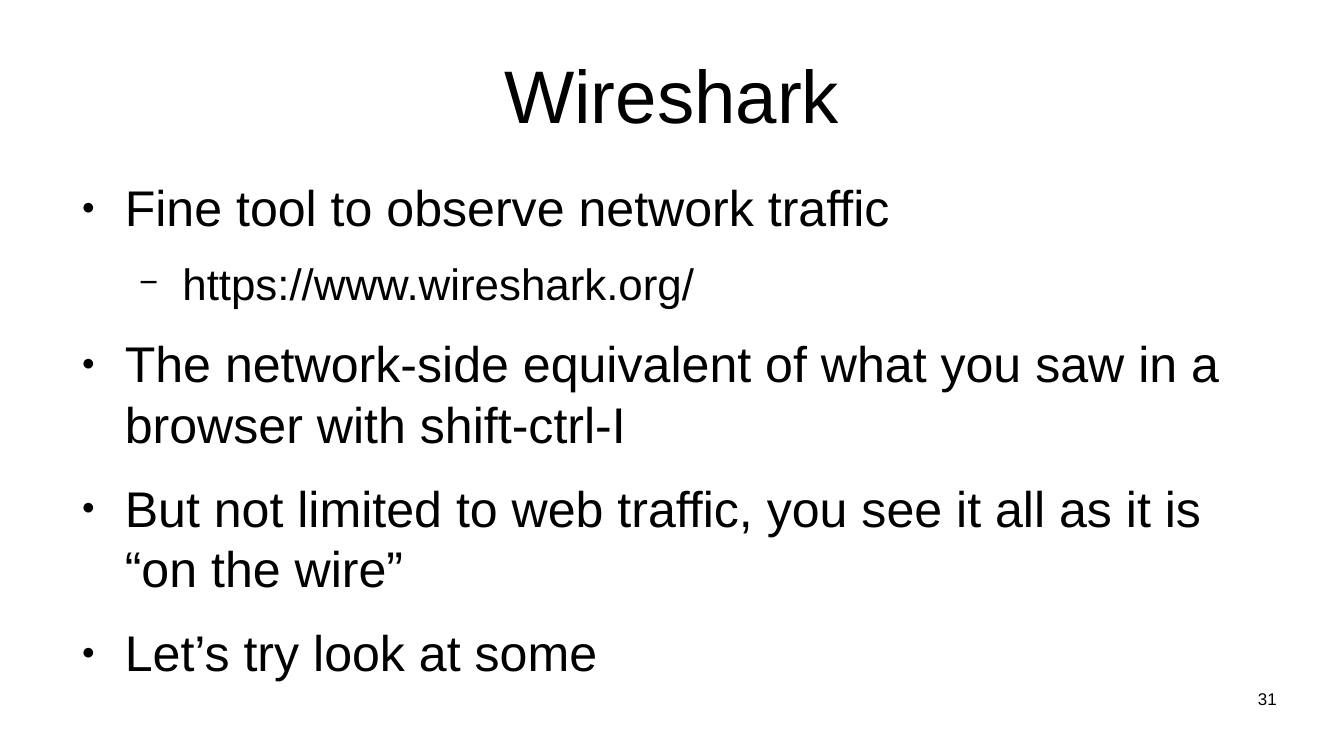
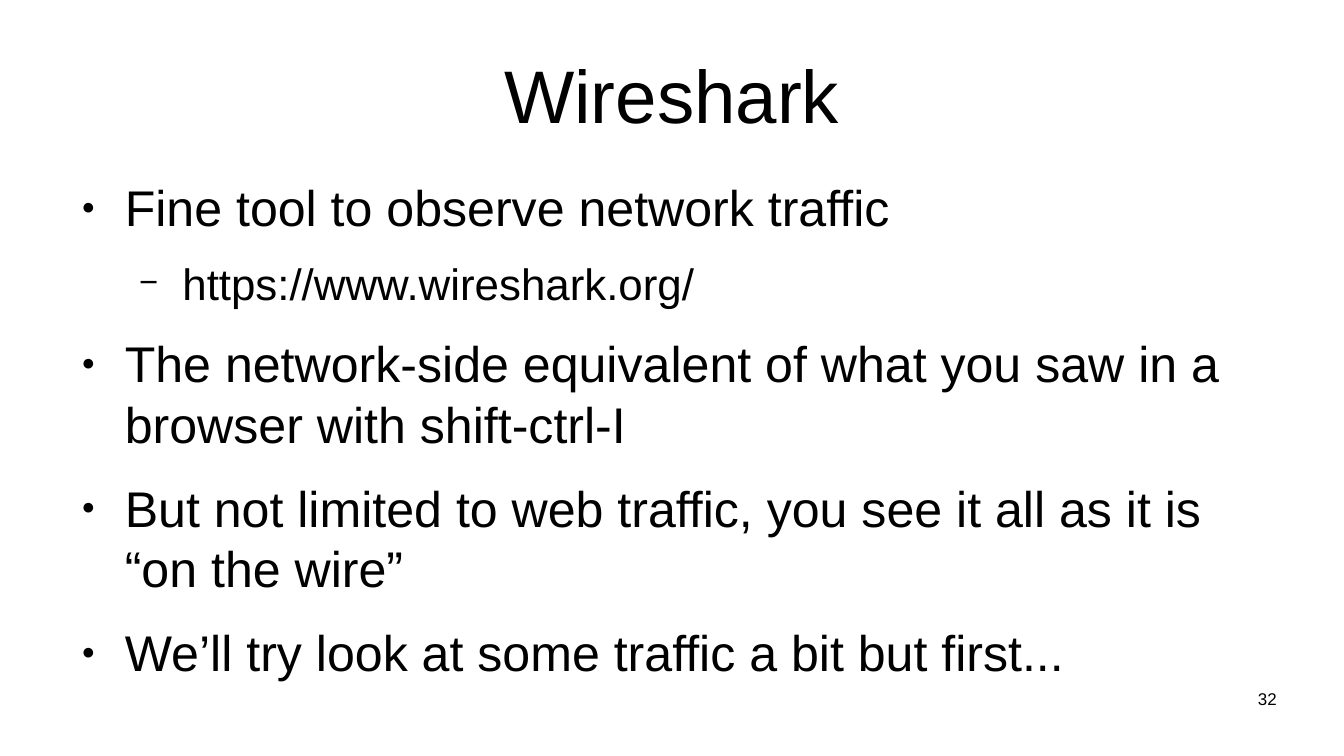
Before and after one commit to sftcd/witidtm, a slide deck: slide 32 of lectures/2022-2023/labs.odp (slide 31 before the commit). Drawn at 1344x756 pixels with LibreOffice and Linux fonts; fonts in the diff are those of the drawing. Boxes give left, top, right and bottom in pixels: in the first picture for what was removed or moved away, otherwise in the second. Text is boxed around its words. In the diff, an @@ line names an element or a change of style, - is before the commit and + after.

```diff
--- a/lectures/2022-2023/labs.odp
+++ b/lectures/2022-2023/labs.odp
@@ text at bbox=[125, 634, 1063, 681]: text changed @@
-● Let’s try look at some
+● We’ll try look at some traffic a bit but first...
@@ page number at bbox=[1258, 693, 1277, 705]: text changed @@
-31
+32
```
Also in this commit, not shown: 6 other slides changed, 1 slide added, 1 other file.
